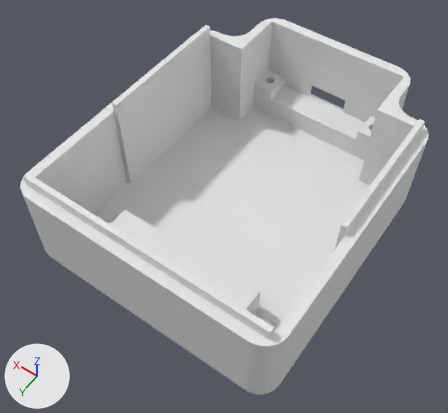
An edit to the Blender file 3dcase/obc_case_bottom.blend, drawn before and after from the same camera.
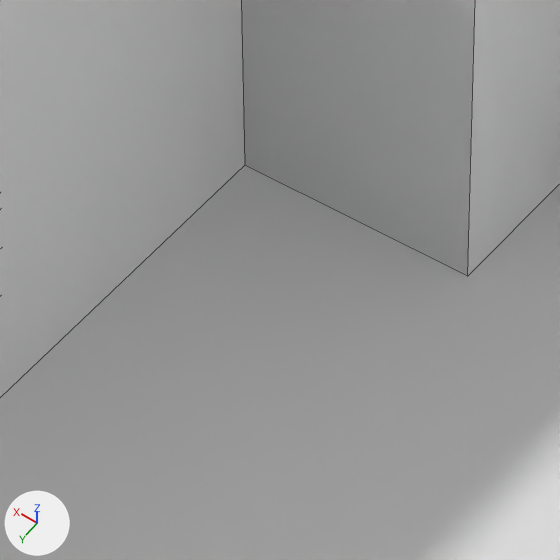
Each version is shown whole from a 50 mm lens placed at (-16.7, 81.1, 95.6), pointed at (24.2, 23.8, 5.6), then close up on the part from 40% to 56% of the width and 21% to 38% of the height. Lighting does not change. The marker at lower left points along +X, +Y and +Z. The close-ups show mesh edges as thin lines.

Before the edit, the objects in view are built like this:
```python
me_vert = bpy.data.meshes.new('Vert')
me_vert.from_pydata(...)  # 184 vertices, 113 faces; spans x -2.0..47.5, y -13.0..49.5, z 0.0..22.0
ob_vert = bpy.data.objects.new('Vert', me_vert)
ob_vert.location = (0.0, 0.0, 0.0)
_vg = ob_vert.vertex_groups.new(name='TopHorizontalEdges')
_vg.add([15, 16, 17, 18, 19, 20, 21, 22, 118, 119, 121], 1.0, 'REPLACE')
_vg = ob_vert.vertex_groups.new(name='VerticalEdges1')
_vg.add([15, 16, 17, 18, 19, 20, 32, 33, 34, 35, 36, 37, 156, 157], 1.0, 'REPLACE')
_vg = ob_vert.vertex_groups.new(name='VerticalEdges2')
_vg.add([21, 22, 38, 39], 1.0, 'REPLACE')
_vg = ob_vert.vertex_groups.new(name='USBOuterHole')
_vg.add([136, 137, 138, 139, 140, 141], 1.0, 'REPLACE')
_m = ob_vert.modifiers.new('BevelVertical2', 'BEVEL')
_m.width = 4.0
_m.width_pct = 4.0
_m.segments = 14
_m.limit_method = 'VGROUP'
_m.vertex_group = 'VerticalEdges2'
_m = ob_vert.modifiers.new('BevelVertical1', 'BEVEL')
_m.width = 4.0
_m.width_pct = 4.0
_m.segments = 14
_m.limit_method = 'VGROUP'
_m.vertex_group = 'VerticalEdges1'
_m = ob_vert.modifiers.new('BevelTopHorizontal', 'BEVEL')
_m.width = 3.9
_m.width_pct = 3.9
_m.segments = 14
_m.limit_method = 'VGROUP'
_m.vertex_group = 'TopHorizontalEdges'
_m.use_clamp_overlap = False
_m = ob_vert.modifiers.new('BevelUsbOuter', 'BEVEL')
_m.width = 1.0
_m.width_pct = 1.0
_m.segments = 14
_m.limit_method = 'VGROUP'
_m.vertex_group = 'USBOuterHole'
```
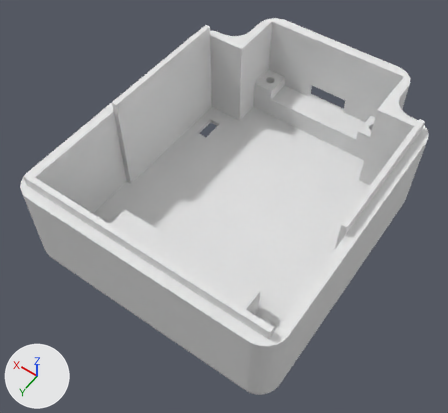
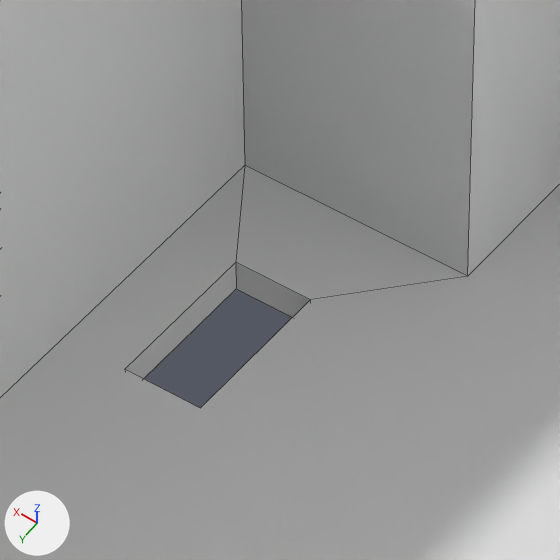
Where the change shows, as pixel boxes [x1, y1, x2, y2] in the close-ups (560 x 560 px):
'Vert', modifiers changed
    both: [0, 0, 560, 560]

Edits to the bpy script that builds the scene:
```text
Add me_cube:
    me_cube.from_pydata(...)  # a box spanning x -2.5..2.5, y -1.25..1.25, z -2.5..2.5
Change ob_vert:
    add _m = ob_vert.modifiers.new('Boolean', 'BOOLEAN')
    add _m.object = ob_bholereed
Add ob_bholereed:
    ob_bholereed = bpy.data.objects.new('bHoleReed', me_cube)
    ob_bholereed.location = (41.39, 5.518, 1.0)
    ob_bholereed.rotation_euler = (0.0, 0.0, 1.571)  # degrees (0, 0, 90)
    ob_bholereed.hide_set(True)
```
